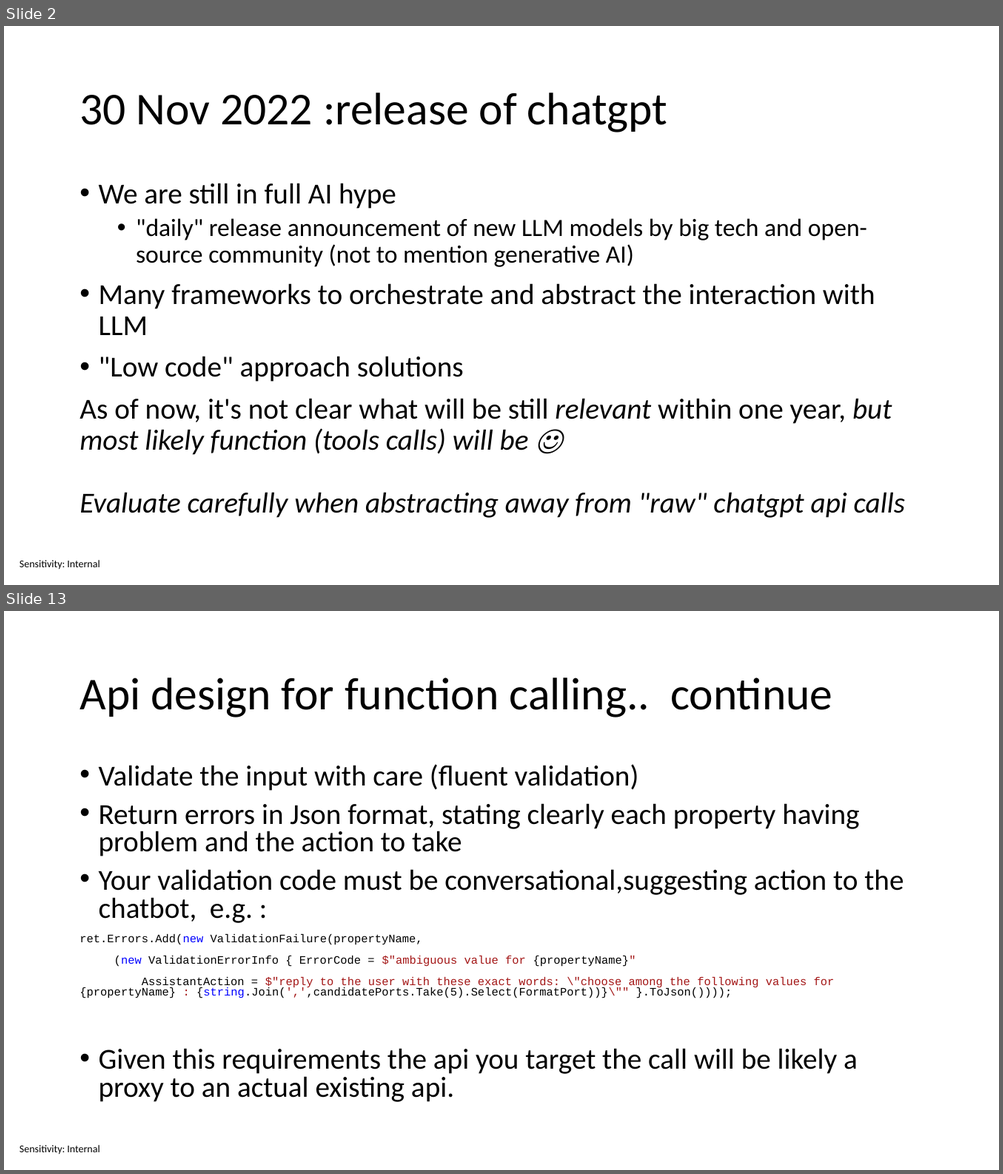
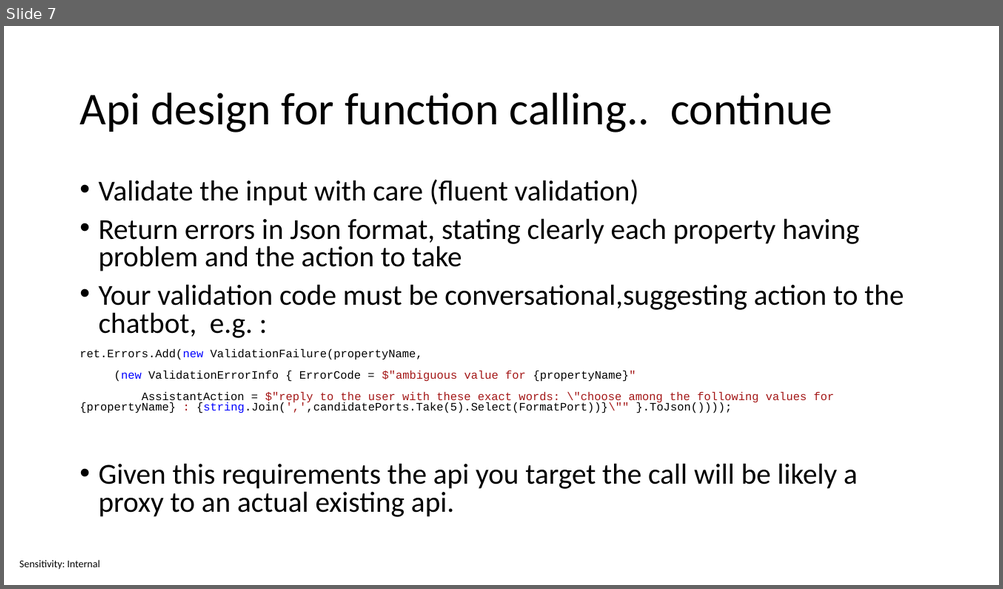
Before and after one commit to sabbadino/function-caling, a slide deck: Function calling.pptx. Shown one above the other, each under a label of ours: slides 2 and 13 before the commit, slide 7 after it; the slides between them are not shown. The pictures are 1003x1174 and 1003x589 pixels, drawn with LibreOffice and Linux fonts; fonts in the diff are those of the drawing. Boxes give left, top, right and bottom in pixels: in the first picture for what was removed or moved away, otherwise in the second. Text is boxed around its words. In the diff, an @@ line names an element or a change of style, - is before the commit and + after.

```diff
--- a/Function calling.pptx
+++ b/Function calling.pptx
@@ slide 2 removed at (4,26,999,585), background #FFFFFF; not listed: 1 template element that a slide beside it also shows @@
@@ title removed at (79,93,668,133) @@
-30 Nov 2022 :release of chatgpt
@@ text removed at (79,183,905,518) @@
-• We are still in full AI hype
-  • "daily" release announcement of new LLM models by big tech and open-source community (not to mention generative AI)
-• Many frameworks to orchestrate and abstract the interaction with LLM
-• "Low code" approach solutions
-As of now, it's not clear what will be still relevant within one year, but most likely function (tools calls) will be ☺
-Evaluate carefully when abstracting away from "raw" chatgpt api calls
@@ what was slide 13 is now slide 7 @@
```
Also in this commit, not shown: 9 slides changed, 5 other slides removed.
